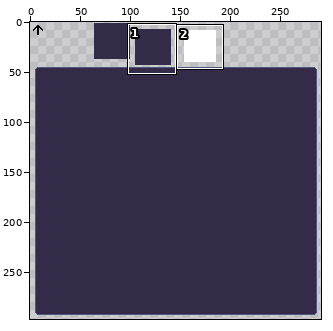
Two states of a pixel-art file, 3-tetris-quest/assets/textures/all.aseprite. The picture above shows the old version from afar; the outline marks the close-up.
Close-up. As it was:
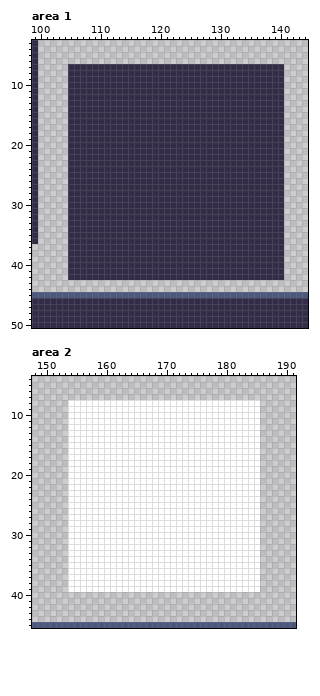
342x338 pixels, 1 frame. Shown: area 1: x 99..144, y 3..50; area 2: x 148..191, y 4..45. The wide view leaves out empty margins.
After the commit:
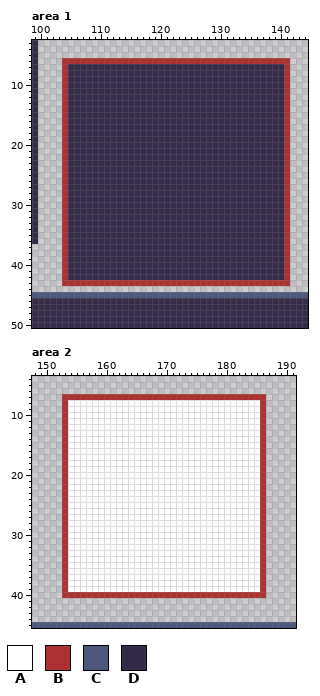
Palette (. is transparent): A #ffffff  B #ac3232  C #4c587e  D #332b48
From old to new:
Area 1:
Colour B is added in row 6 at x 104 to 141; in rows 7 to 42 at x 104 and 141; in row 43 at x 104 to 141.
Area 2:
Colour B is added in row 7 at x 153 to 186; in rows 8 to 39 at x 153 and 186; in row 40 at x 153 to 186.
Where, in picture pixels (left, top, right, bottom), the same in both close-ups:
added: (62, 58, 290, 286)
added: (62, 394, 266, 598)
